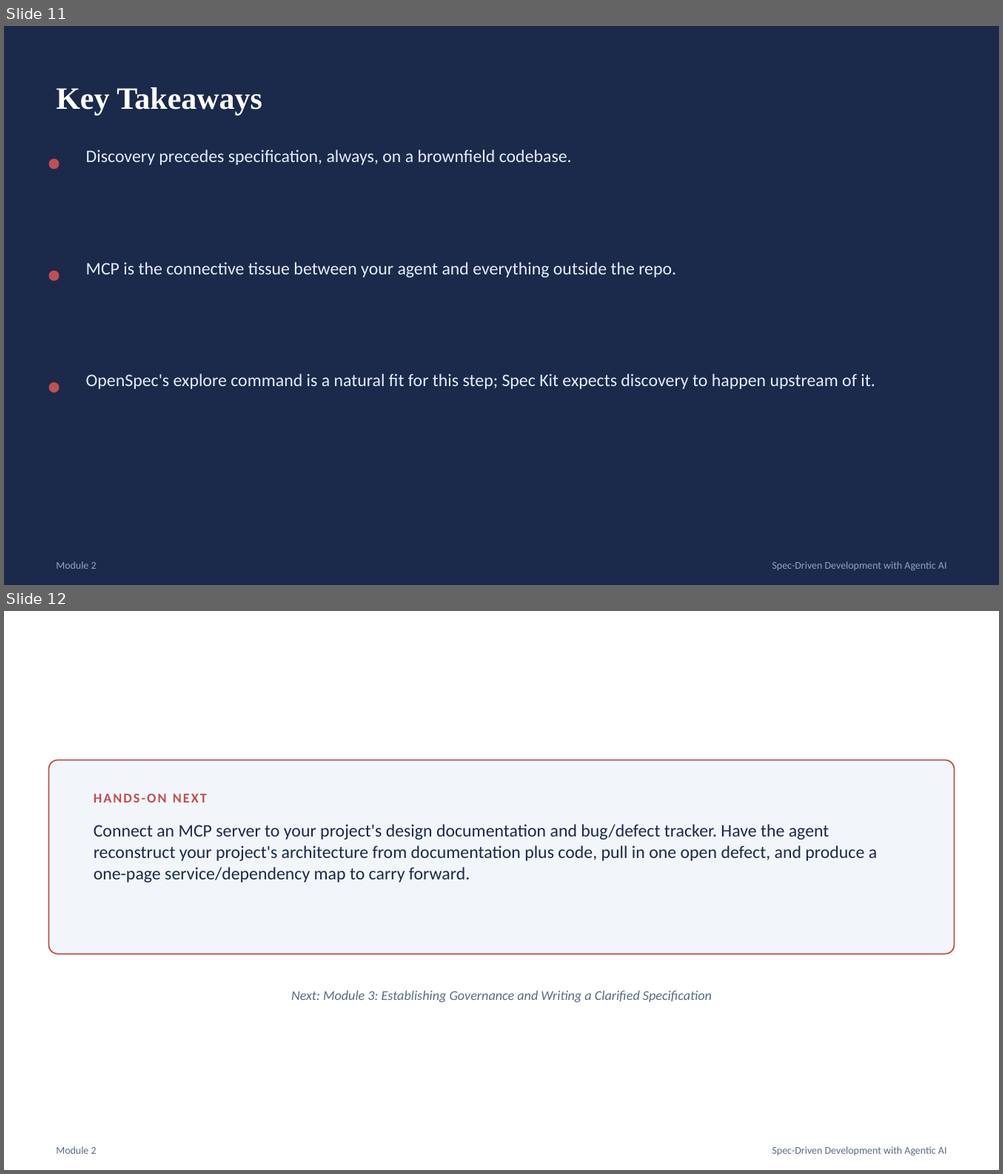
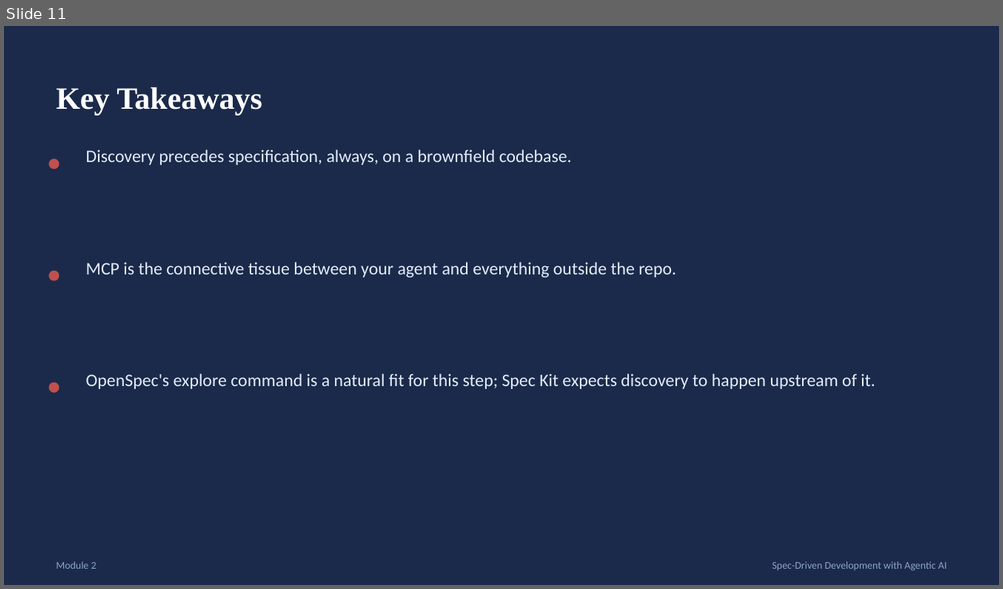
Before and after one commit to karthikasturi/sdd-with-agentic-ai, a slide deck: presentation/Module-2_Discovery-at-Scale.pptx. Shown one above the other, each under a label of ours: slides 11 and 12 before the commit, slide 11 after it. The pictures are 1003x1174 and 1003x589 pixels, drawn with LibreOffice and Linux fonts; fonts in the diff are those of the drawing. Boxes give left, top, right and bottom in pixels: in the first picture for what was removed or moved away, otherwise in the second. Text is boxed around its words. In the diff, an @@ line names an element or a change of style, - is before the commit and + after.

```diff
--- a/presentation/Module-2_Discovery-at-Scale.pptx
+++ b/presentation/Module-2_Discovery-at-Scale.pptx
@@ slide 12 removed at box(4, 611, 999, 1170), background #FFFFFF @@
@@ rounded rectangle removed at box(48, 760, 954, 954) @@
@@ text removed at box(94, 794, 207, 803) @@
-HANDS-ON NEXT
@@ text removed at box(94, 824, 876, 883) @@
-Connect an MCP server to your project's design documentation and bug/defect tracker. Have the agent reconstruct your project's architecture from documentation plus code, pull in one open defect, and produce a one-page service/dependency map to carry forward.
@@ text removed at box(291, 991, 711, 1002) @@
-Next: Module 3: Establishing Governance and Writing a Clarified Specification
@@ text removed at box(56, 1147, 96, 1154) @@
-Module 2
@@ text removed at box(772, 1147, 947, 1156) @@
-Spec-Driven Development with Agentic AI
```
Also in this commit, not shown: 1 slide changed, 17 other files.
